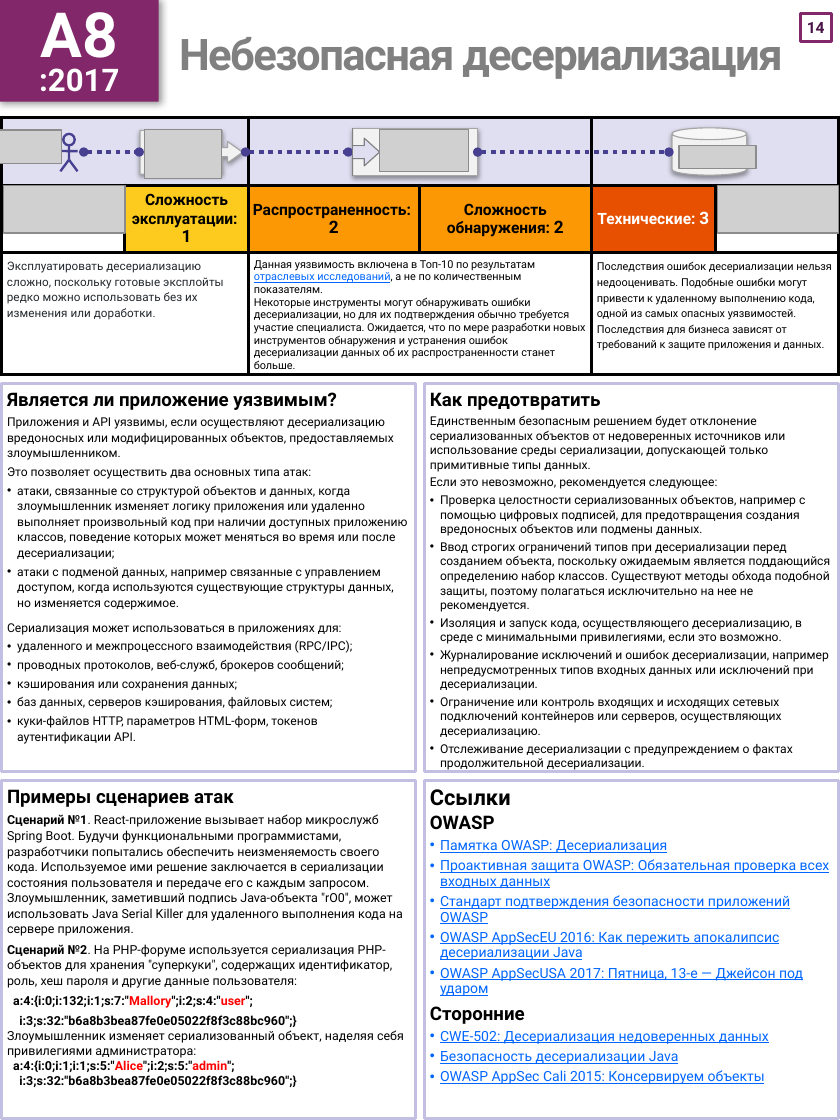
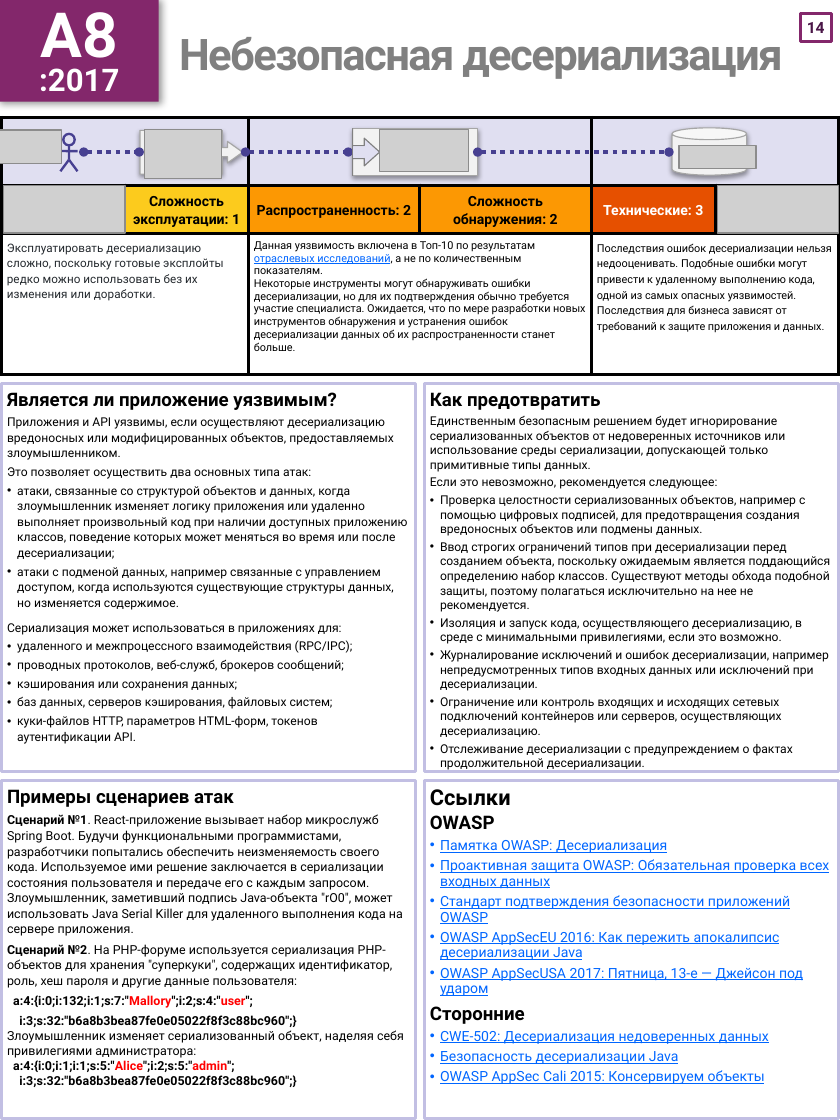
Before and after one commit to OWASP/Top10, a slide deck: slide 15 of 2017/OWASP Top 10-2017-ru.pptx. Drawn at 840x1120 pixels with LibreOffice and Linux fonts; fonts in the diff are those of the drawing; grey boxes stand for pictures. Boxes give left, top, right and bottom in pixels: in the first picture for what was removed or moved away, otherwise in the second. Text is boxed around its words. In the diff, an @@ line names an element or a change of style, - is before the commit and + after.

```diff
--- a/2017/OWASP Top 10-2017-ru.pptx
+++ b/2017/OWASP Top 10-2017-ru.pptx
@@ table at box(1, 118, 839, 386) @@
@@ size 10 to 9 pt in "Сложность эксплуатации:", "Распространенность:", "Сложность обнаружения:", "Технические:" @@
@@ size 11 to 9 pt in "1", "2", "2", "3" @@
@@ text at box(430, 416, 785, 472): text changed @@
-Единственным безопасным решением будет отклонение сериализованных объектов от недоверенных источников или использование среды сериализации, допускающей только примитивные типы данных.
+Единственным безопасным решением будет игнорирование сериализованных объектов от недоверенных источников или использование среды сериализации, допускающей только примитивные типы данных.
```
Also in this commit, not shown: 19 other slides changed, 14 other files.
